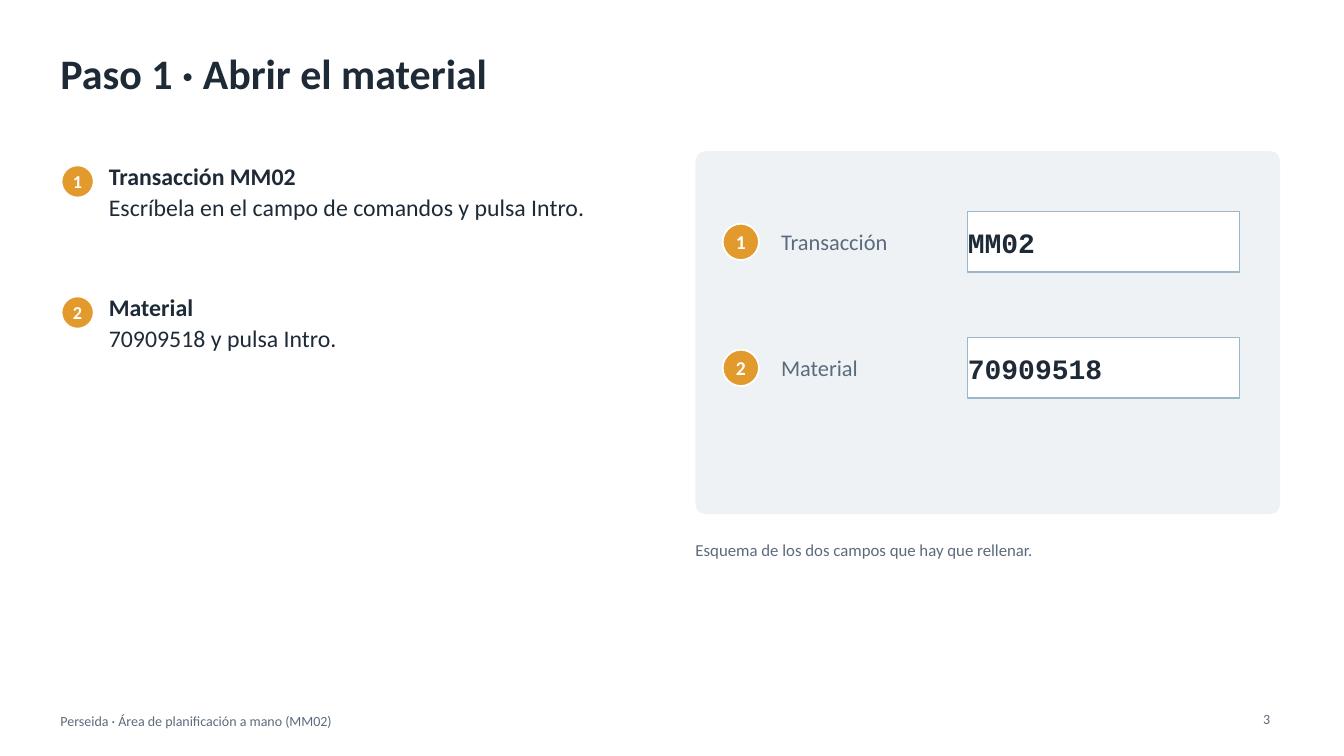
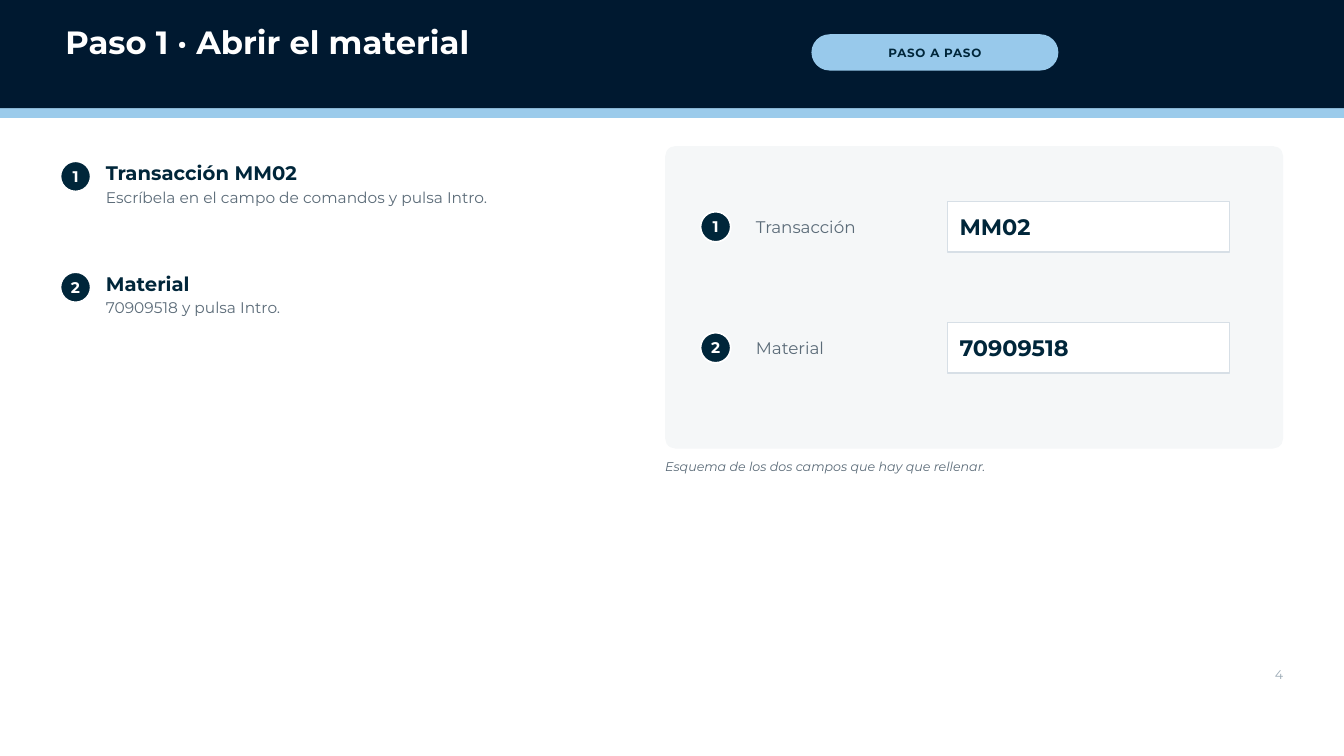
Before and after one commit to Enrique24799/PERSEIDA, a slide deck: slide 4 of manuales/Manual_MM02_area_planificacion.pptx (slide 3 before the commit). Drawn at 1344x756 pixels with LibreOffice and Linux fonts; fonts in the diff are those of the drawing; background and template pictures are left out. Boxes give left, top, right and bottom in pixels: in the first picture for what was removed or moved away, otherwise in the second. Text is boxed around its words. In the diff, an @@ line names an element or a change of style, - is before the commit and + after.

```diff
--- a/manuales/Manual_MM02_area_planificacion.pptx
+++ b/manuales/Manual_MM02_area_planificacion.pptx
@@ rectangle added at [0,0,1344,108], fill #001930 @@
@@ title "Paso 1 · Abrir el ...": place and size @@
-title "Paso 1 · Abrir el ..." at [60,59,487,90]
+title "Paso 1 · Abrir el ..." at [65,28,469,55]
@@ title "Paso 1 · Abrir el ..." at [65,28,469,55]: size 30 to 23 pt, font Calibri to Montserrat, text colour #1F2A37 to #FFFFFF; vertical alignment middle to top @@
@@ rounded rectangle added at [812,34,1059,71], fill #98C9EB, 8.5 pt, text #00263A, bold @@
+PASO A PASO
@@ rectangle added at [0,100,1344,118], fill #9BCBEB @@
@@ rounded rectangle: place and size @@
-rounded rectangle at [696,151,1280,514]
+rounded rectangle at [665,146,1284,449]
@@ rounded rectangle at [665,146,1284,449]: fill #EEF2F5 to #F5F7F8; proportions changed @@
@@ ellipse "1": place and size @@
-ellipse "1" at [62,165,94,198]
+ellipse "1" at [60,161,91,192]
@@ ellipse "1" at [60,161,91,192]: size 13 to 11 pt, font Calibri to Montserrat; fill #E39A2D to #00263A @@
@@ text "Transacción MM02" at [106,164,487,206]: size 17 to 14 pt, text colour #1F2A37 to #00263A in "Transacción MM02"; font Calibri to Montserrat; size 17 to 11 pt, text colour #1F2A37 to #5B6B78 in "Escríbela en el campo de comandos y ..." @@
@@ text "Transacción": place and size @@
-text "Transacción" at [781,234,887,250]
+text "Transacción" at [756,220,856,233]
@@ text "Transacción" at [756,220,856,233]: size 16 to 12 pt, font Calibri to Montserrat, text colour #5B6B7D to #5B6B78 @@
@@ rectangle "MM02": place and size @@
-rectangle "MM02" at [968,212,1240,272]
+rectangle "MM02" at [948,202,1230,252]
@@ rectangle "MM02" at [948,202,1230,252]: size 20 to 16 pt, font Courier New to Montserrat, text colour #1F2A37 to #00263A; outline #9BB7CB 1 pt to #D7DFE6 1 pt @@
@@ ellipse "1": place and size @@
-ellipse "1" at [723,224,759,260]
+ellipse "1" at [701,212,731,242]
@@ ellipse "1" at [701,212,731,242]: size 14 to 11 pt, font Calibri to Montserrat; fill #E39A2D to #00263A @@
@@ ellipse "2" at [60,272,91,302]: size 13 to 11 pt, font Calibri to Montserrat; fill #E39A2D to #00263A @@
@@ ellipse "2": place and size @@
-ellipse "2" at [62,296,94,329]
+ellipse "2" at [60,272,91,302]
@@ text "Material": place and size @@
-text "Material" at [109,299,337,351]
+text "Material" at [106,275,280,316]
@@ text "Material" at [106,275,280,316]: size 17 to 14 pt, text colour #1F2A37 to #00263A in "Material"; font Calibri to Montserrat; size 17 to 11 pt, text colour #1F2A37 to #5B6B78 in "70909518 y pulsa Intro." @@
@@ text "Material" at [756,341,824,354]: size 16 to 12 pt, font Calibri to Montserrat, text colour #5B6B7D to #5B6B78 @@
@@ text "Material": place and size @@
-text "Material" at [781,360,858,376]
+text "Material" at [756,341,824,354]
@@ rectangle "70909518" at [948,323,1230,373]: size 20 to 16 pt, font Courier New to Montserrat, text colour #1F2A37 to #00263A; outline #9BB7CB 1 pt to #D7DFE6 1 pt @@
@@ rectangle "70909518": place and size @@
-rectangle "70909518" at [968,338,1240,398]
+rectangle "70909518" at [948,323,1230,373]
@@ ellipse "2" at [701,333,731,363]: size 14 to 11 pt, font Calibri to Montserrat; fill #E39A2D to #00263A @@
@@ ellipse "2": place and size @@
-ellipse "2" at [723,350,759,386]
+ellipse "2" at [701,333,731,363]
@@ text "Esquema de los dos campos ...": place and size @@
-text "Esquema de los dos campos ..." at [695,544,1032,559]
+text "Esquema de los dos campos ..." at [665,461,986,474]
@@ text "Esquema de los dos campos ..." at [665,461,986,474]: size 12 to 9 pt, font Calibri to Montserrat, text colour #5B6B7D to #5B6B78, italic on; vertical alignment middle to top @@
@@ page number added at [1275,670,1283,679], 9 pt, text #9AA9B4 @@
+4
@@ text removed at [60,714,331,728] @@
-Perseida · Área de planificación a mano (MM02)
@@ page number removed at [1263,715,1270,724] @@
-3
```
Also in this commit, not shown: 9 other slides changed, 2 slides added, 1 slide removed, 2 other files.
